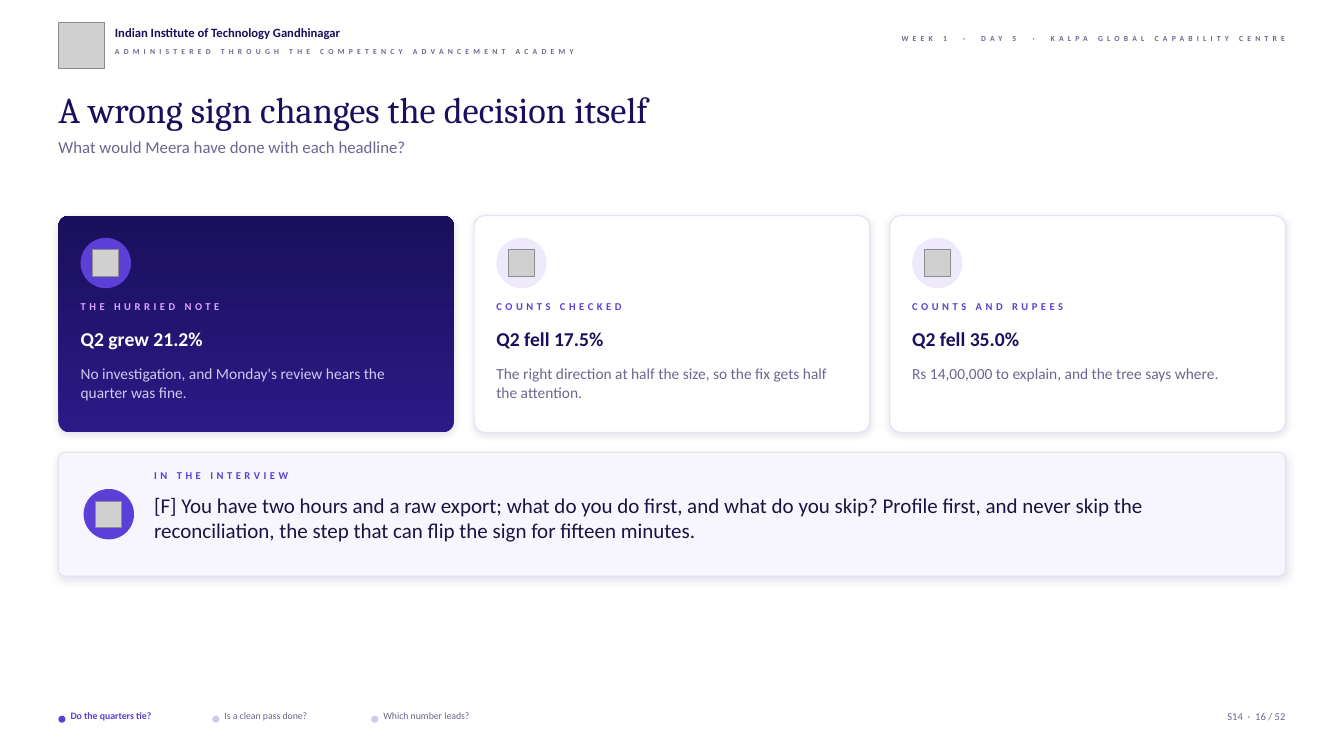
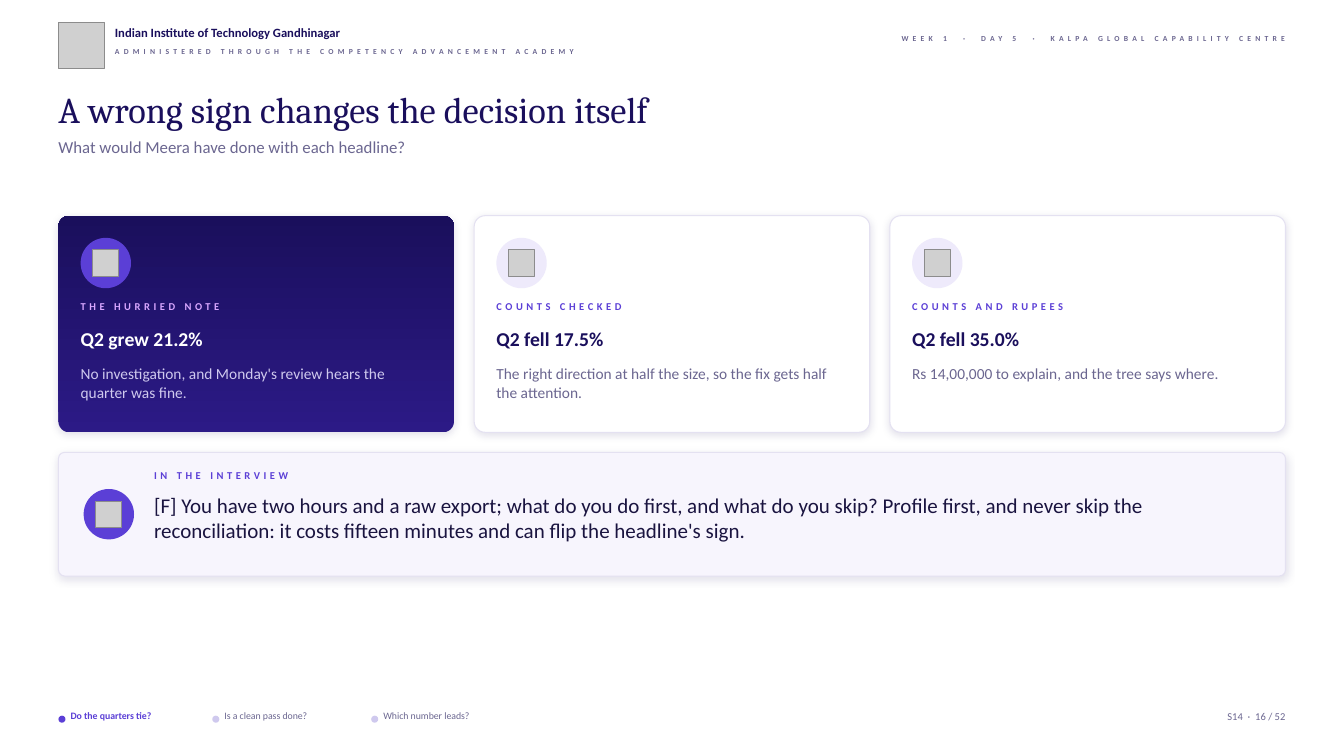
Before and after one commit to fde-academy-lab/c2-content-factory, a slide deck: slide 16 of content/W01/D5/slides/C2_W01_D05_debrief_STUDENT.pptx. Drawn at 1344x756 pixels with LibreOffice and Linux fonts; fonts in the diff are those of the drawing; grey boxes stand for pictures; background and template pictures are left out. Boxes give left, top, right and bottom in pixels: in the first picture for what was removed or moved away, otherwise in the second. Text is boxed around its words. In the diff, an @@ line names an element or a change of style, - is before the commit and + after.

```diff
--- a/content/W01/D5/slides/C2_W01_D05_debrief_STUDENT.pptx
+++ b/content/W01/D5/slides/C2_W01_D05_debrief_STUDENT.pptx
@@ text at (154,498,1142,542): text changed @@
-[F] You have two hours and a raw export; what do you do first, and what do you skip? Profile first, and never skip the reconciliation, the step that can flip the sign for fifteen minutes.
+[F] You have two hours and a raw export; what do you do first, and what do you skip? Profile first, and never skip the reconciliation: it costs fifteen minutes and can flip the headline's sign.
```
Also in this commit, not shown: 4 other slides changed, 12 other files.
